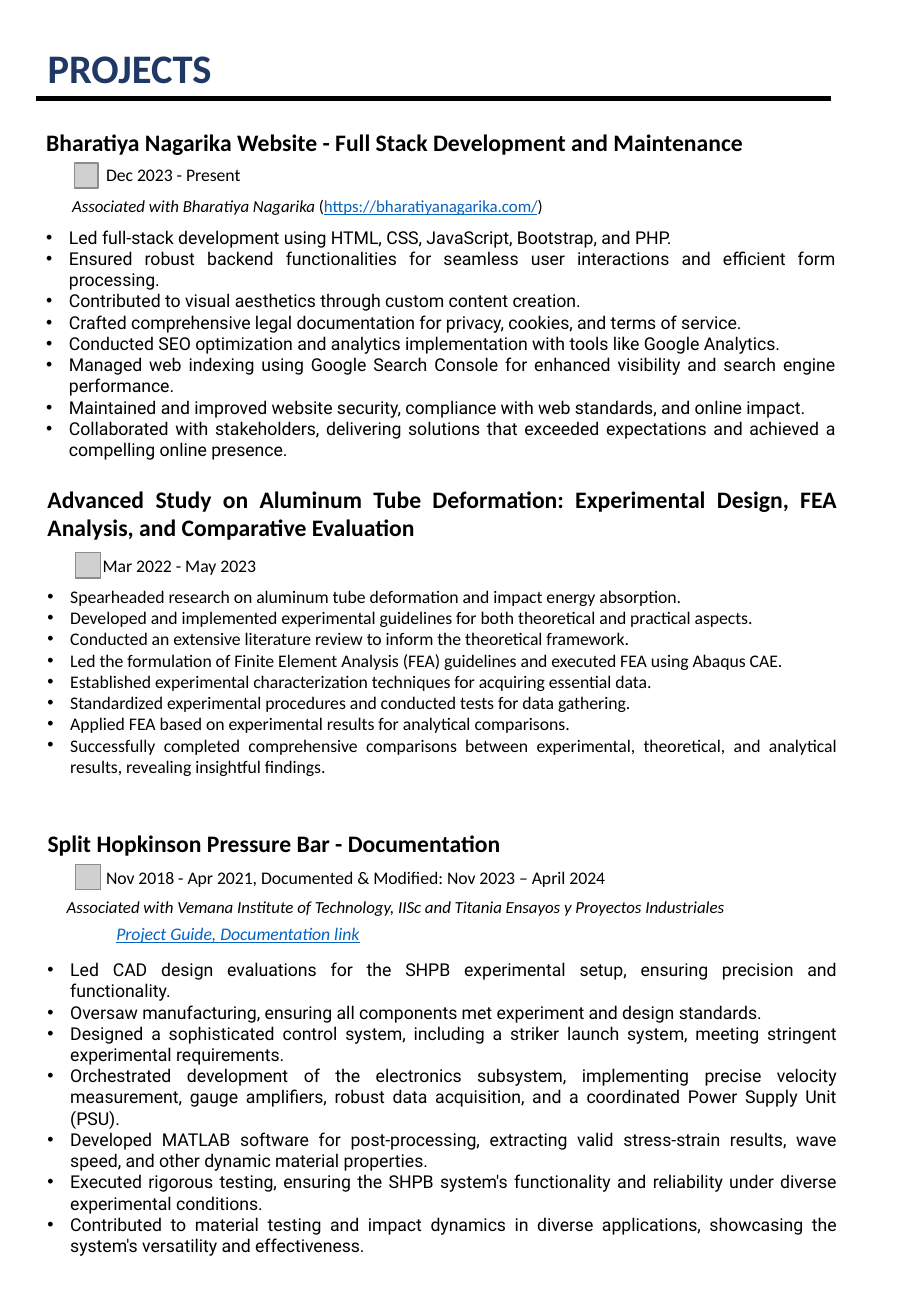
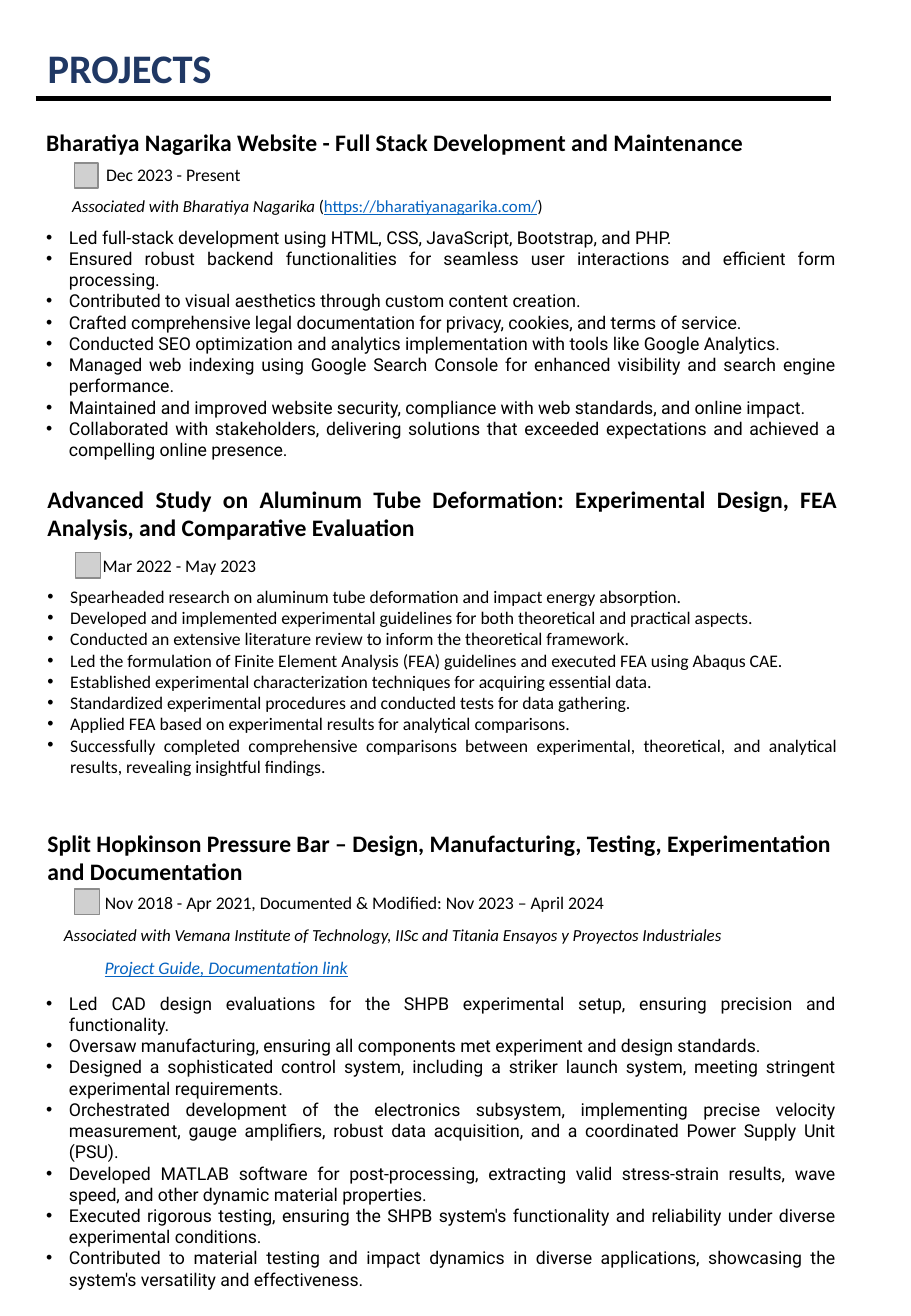
Before and after one commit to Edgar-Mendonca/Edgar-Mendonca, a slide deck: slide 3 of CV-Git/EDGAR-MENDONCA-CV-Git-2024.pptx. Drawn at 911x1316 pixels with LibreOffice and Linux fonts; fonts in the diff are those of the drawing; grey boxes stand for pictures; background and template pictures are left out. Boxes give left, top, right and bottom in pixels: in the first picture for what was removed or moved away, otherwise in the second. Text is boxed around its words. In the diff, an @@ line names an element or a change of style, - is before the commit and + after.

```diff
--- a/CV-Git/EDGAR-MENDONCA-CV-Git-2024.pptx
+++ b/CV-Git/EDGAR-MENDONCA-CV-Git-2024.pptx
@@ text at (47, 835, 831, 880): text changed @@
-Split Hopkinson Pressure Bar - Documentation
+Split Hopkinson Pressure Bar – Design, Manufacturing, Testing, Experimentation and Documentation
@@ picture: place and size @@
-picture at (75, 865, 101, 890)
+picture at (74, 889, 100, 915)
@@ text "Nov 2018 - Apr 2021, ...": place and size @@
-text "Nov 2018 - Apr 2021, ..." at (106, 871, 605, 887)
+text "Nov 2018 - Apr 2021, ..." at (105, 896, 604, 912)
@@ text "Associated with Vemana Institute of ...": place and size @@
-text "Associated with Vemana Institute of ..." at (67, 901, 724, 916)
+text "Associated with Vemana Institute of ..." at (64, 929, 721, 944)
@@ text "Project Guide, Documentation link": place and size @@
-text "Project Guide, Documentation link" at (116, 927, 359, 943)
+text "Project Guide, Documentation link" at (105, 961, 347, 977)
@@ text "Led CAD design evaluations for ...": place and size @@
-text "Led CAD design evaluations for ..." at (70, 962, 837, 1235)
+text "Led CAD design evaluations for ..." at (69, 996, 836, 1268)
```
Also in this commit, not shown: 1 other file.
